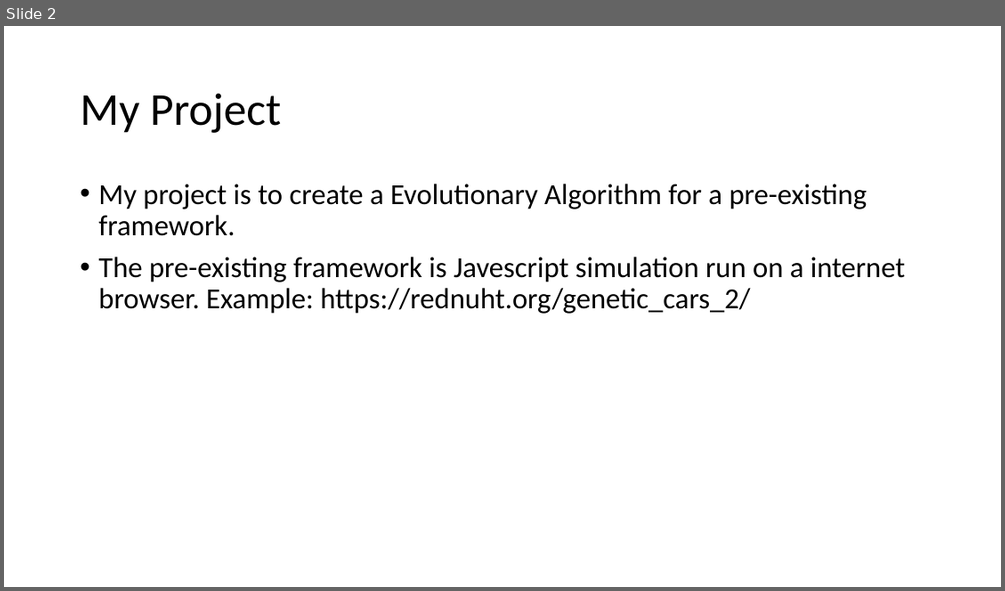
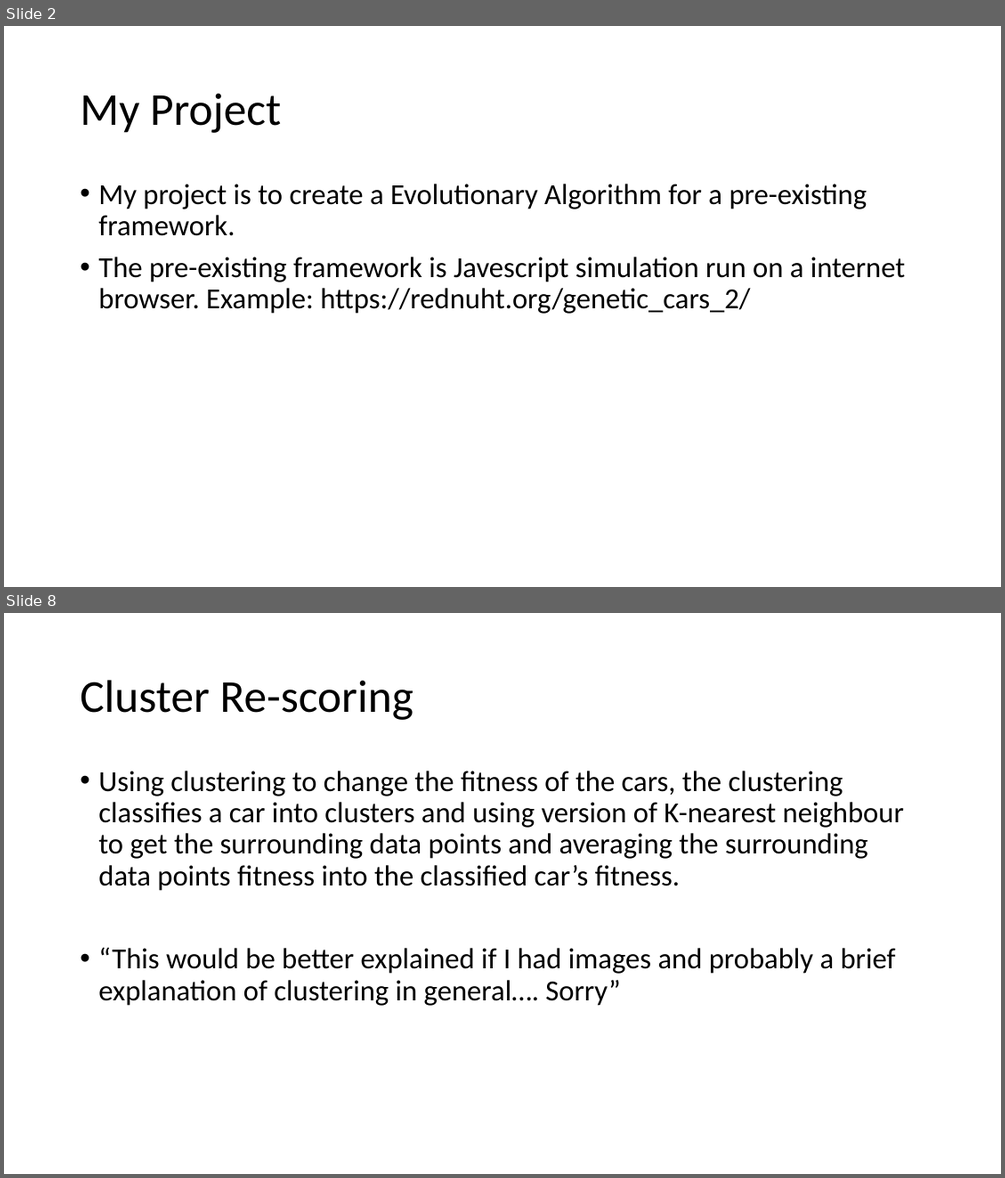
Before and after one commit to jonster100/Dissertation-, a slide deck: Documentation/Genetic-Cars-Simulation-presentation.odp. Shown one above the other, each under a label of ours: slide 2 before the commit, slides 2 and 8 after it; the slides between them are not shown. The pictures are 1005x591 and 1005x1178 pixels, drawn with LibreOffice and Linux fonts; fonts in the diff are those of the drawing. Boxes give left, top, right and bottom in pixels: in the first picture for what was removed or moved away, otherwise in the second. Text is boxed around its words. In the diff, an @@ line names an element or a change of style, - is before the commit and + after.

Commit message:
Updated presentation
Added preliminary data graphs, and implementation explanations.

```diff
--- a/Documentation/Genetic-Cars-Simulation-presentation.odp
+++ b/Documentation/Genetic-Cars-Simulation-presentation.odp
@@ slide 8 added at [4, 613, 1001, 1174], background #FFFFFF @@
@@ title added at [80, 680, 413, 720], 44 pt, text #000000 @@
+Cluster Re-scoring
@@ text added at [98, 771, 904, 1005], 28 pt, text #000000 @@
+• Using clustering to change the fitness of the cars, the clustering classifies a car into clusters and using version of K-nearest neighbour to get the surrounding data points and averaging the surrounding data points fitness into the classified car’s fitness.
+• “This would be better explained if I had images and probably a brief explanation of clustering in general…. Sorry”
```
Also in this commit, not shown: 1 slide changed, 8 other slides added, 2 slides removed, 1 other file.
